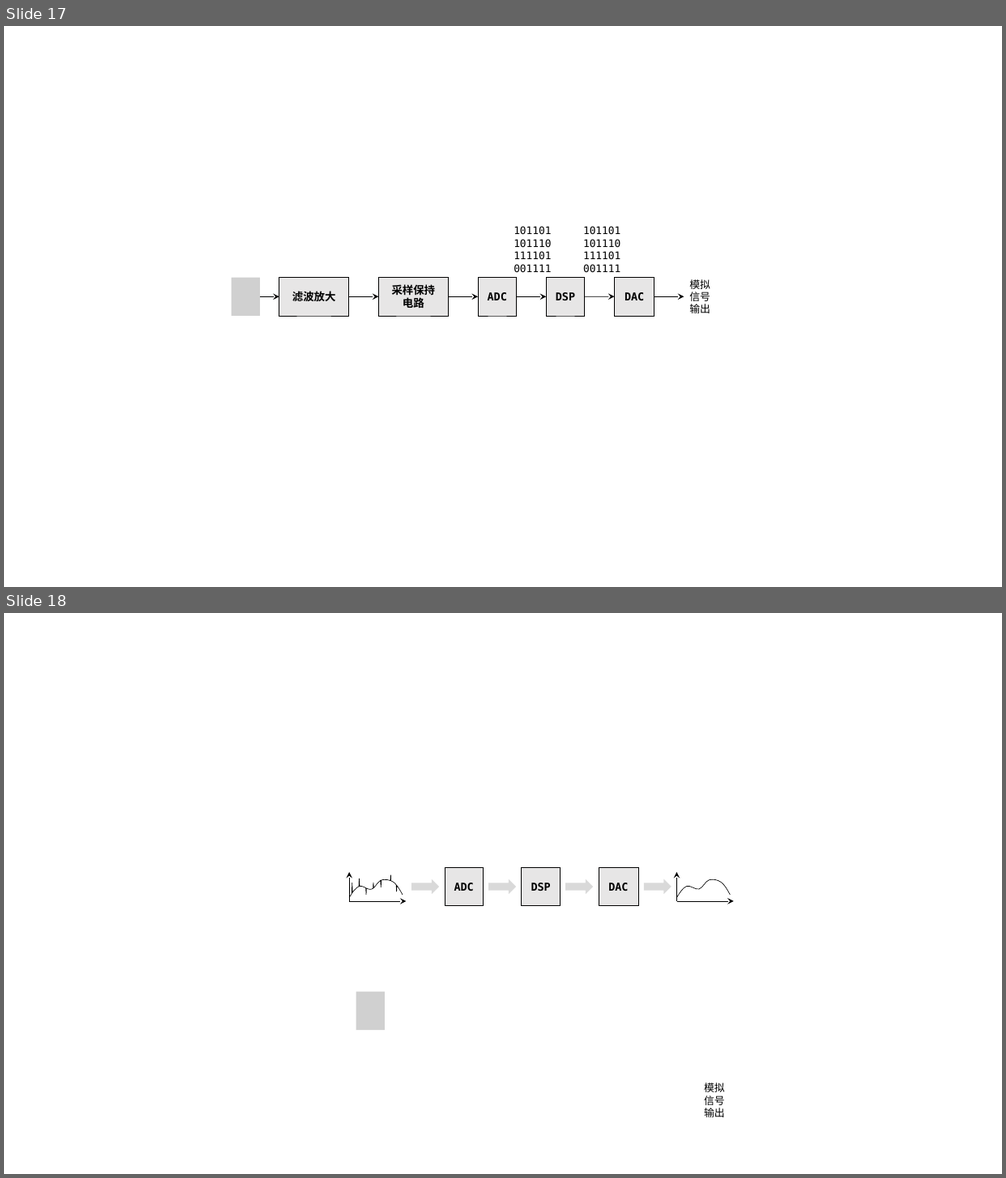
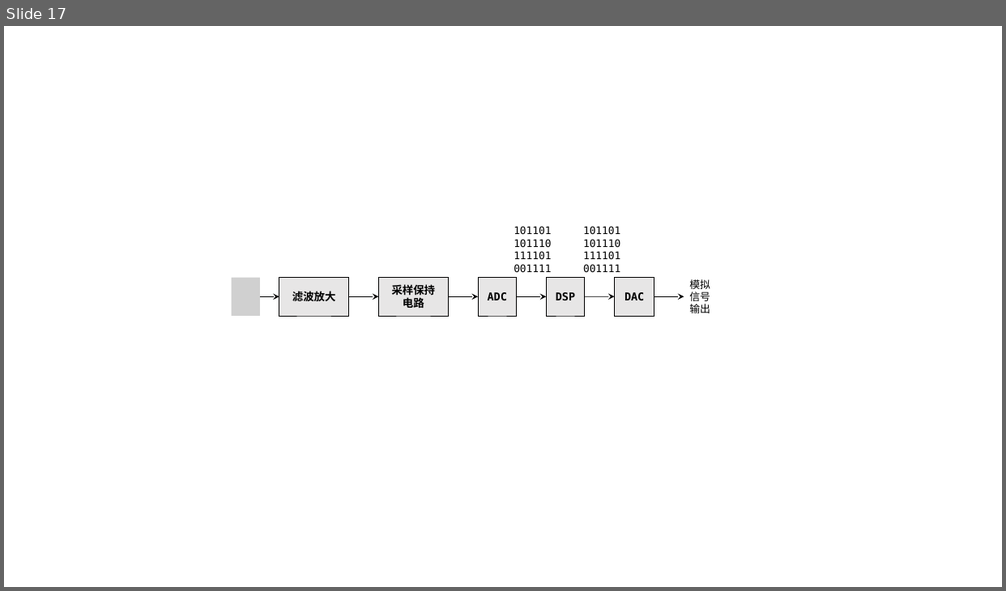
Before and after one commit to zyldgd/document, a slide deck: src/ppt/标图.pptx. Shown one above the other, each under a label of ours: slides 17 and 18 before the commit, slide 17 after it. The pictures are 1006x1178 and 1006x591 pixels, drawn with LibreOffice and Linux fonts; fonts in the diff are those of the drawing; grey boxes stand for pictures. Boxes give left, top, right and bottom in pixels: in the first picture for what was removed or moved away, otherwise in the second. Text is boxed around its words. In the diff, an @@ line names an element or a change of style, - is before the commit and + after.

```diff
--- a/src/ppt/标图.pptx
+++ b/src/ppt/标图.pptx
@@ slide 18 removed at (4, 613, 1002, 1174), background #FFFFFF @@
@@ freeform shape removed at (349, 875, 403, 897) @@
@@ arrow removed from (349, 901) to (349, 872) @@
@@ right arrow removed at (412, 879, 440, 895) @@
@@ rectangle removed at (445, 867, 484, 905) @@
-ADC
@@ right arrow removed at (488, 879, 516, 895) @@
@@ rectangle removed at (522, 867, 560, 905) @@
-DSP
@@ right arrow removed at (565, 879, 593, 895) @@
@@ rectangle removed at (599, 867, 638, 905) @@
-DAC
@@ right arrow removed at (644, 879, 671, 895) @@
@@ arrow removed from (677, 901) to (677, 872) @@
@@ freeform shape removed at (677, 879, 731, 897) @@
@@ arrow removed from (349, 901) to (406, 901) @@
@@ arrow removed from (677, 901) to (734, 901) @@
@@ picture removed at (356, 992, 385, 1030) @@
@@ text removed at (704, 1083, 725, 1118) @@
-模拟
-信号
-输出
```
Also in this commit, not shown: 1 slide changed, 3 slides added, 1 other file.
